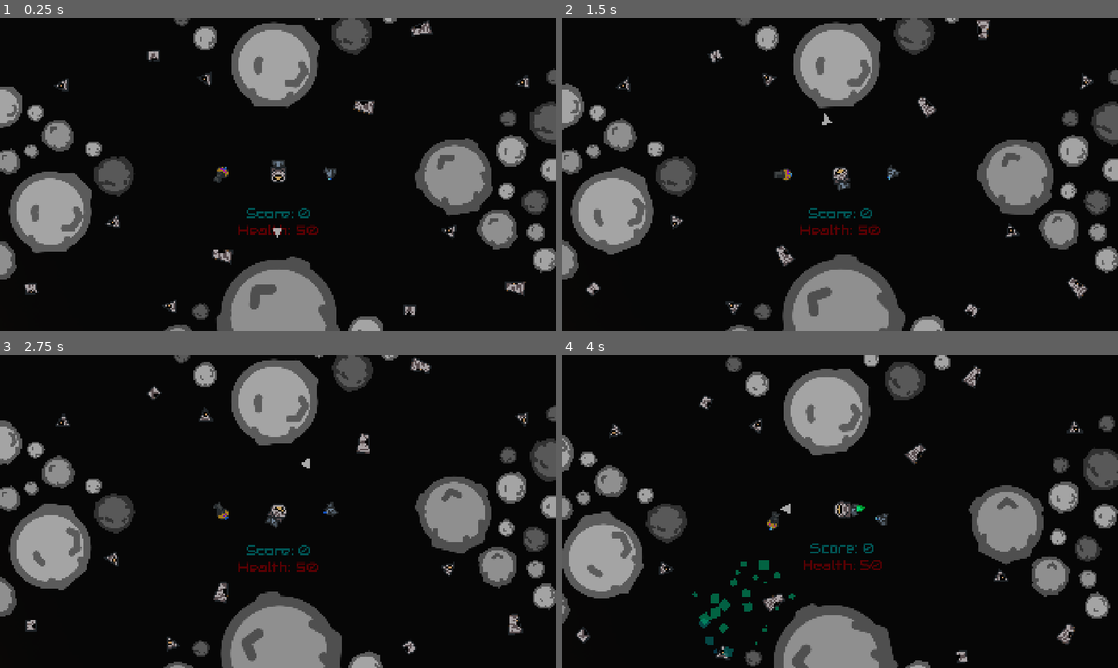
Above: before the commit, frames 1-4 (two rows, left to right).
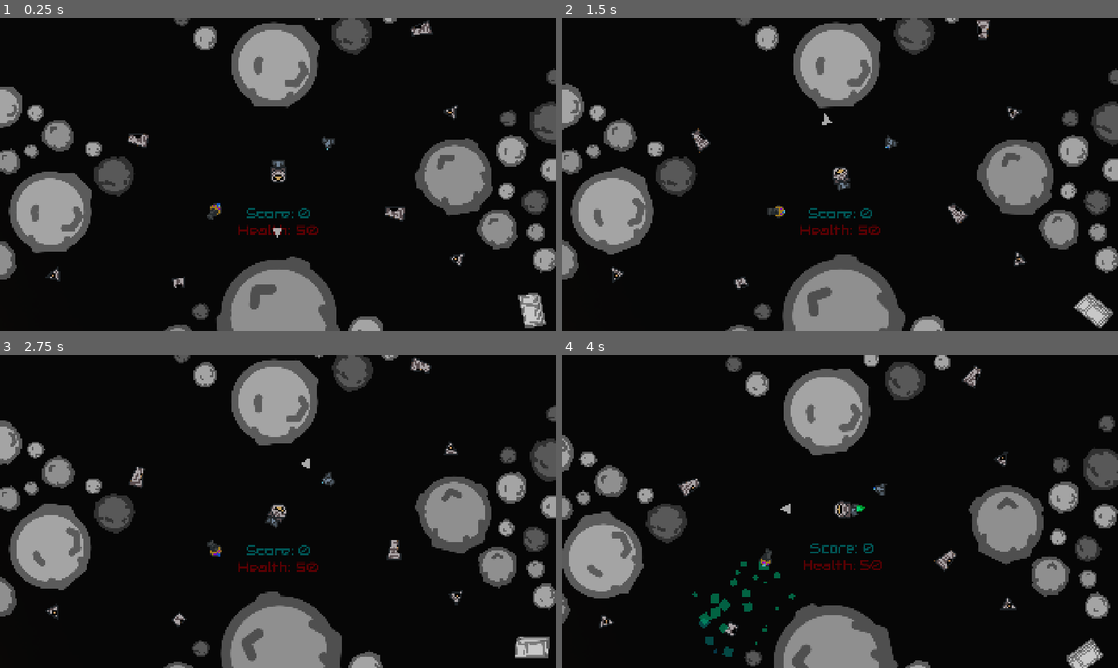
Above: after the commit, the same moments.

Repository: Leeway001Write/melonJam6
Game: Godot game, scene res://Levels/world.tscn
Same seed, same stepped clock (60 frames per second), same inputs: the game is played once before the commit and once after it.
Inputs:
- Up to frame 1 (0.25 s): no input
- Up to frame 2 (1.5 s): hold D (right) 0.53-1.28 s; hold Space (fire) 0.53-1.28 s; hold A (left) from 1.28 s (still down); tap Space (fire) at 1.35 s
- Up to frame 3 (2.75 s): release A (left) at 2.03 s; hold D (right) from 2.03 s (still down); hold Space (fire) from 2.03 s (still down)
- Up to frame 4 (4 s): release D (right) at 2.78 s; release Space (fire) at 2.78 s; hold W (forward) 2.78-3.53 s; tap Space (fire) at 2.85 s; hold A (left) from 3.53 s (still down); hold Space (fire) from 3.53 s (still down)

The runs differ from the first frame. In frame 1, 2.2% of the frame differs, in the area x 4-99%, y 10-100%; in frame 2, 2.2%, in the area x 4-100%, y 10-100%; in frame 3, 2.2%; in frame 4, 2.1%.

Commit message:
Junkyard layout and bigger controller junk

Diff:
--- a/escape-from-greenland/Prefabs/Quads/q5.tscn
+++ b/escape-from-greenland/Prefabs/Quads/q5.tscn
@@ -6,7 +6,9 @@
 [ext_resource type="PackedScene" uid="uid://bryb7c4161wtf" path="res://Prefabs/junk/ship_junk_1.tscn" id="4_31083"]
 [ext_resource type="PackedScene" uid="uid://kapus6jy5k7d" path="res://Prefabs/junk/ship_junk_2.tscn" id="5_c8umy"]
 [ext_resource type="PackedScene" uid="uid://ujyk5py8wvlf" path="res://Prefabs/junk/ship_junk_3.tscn" id="6_jn7km"]
+[ext_resource type="PackedScene" uid="uid://brh3sg71u08ag" path="res://Prefabs/junk/fridge.tscn" id="7_31083"]
 [ext_resource type="PackedScene" uid="uid://c5k803o78b381" path="res://Prefabs/asteroid.tscn" id="7_aebji"]
+[ext_resource type="PackedScene" uid="uid://cxc1c084anagj" path="res://Prefabs/junk/controller.tscn" id="8_c8umy"]
 
 [node name="Q5" type="Node2D"]
 
@@ -19,62 +21,71 @@
 [node name="Items" type="Node2D" parent="."]
 
 [node name="Booster" parent="Items" instance=ExtResource("2_u7fam")]
-position = Vector2(360, -14)
+position = Vector2(346, -221)
 
 [node name="Gun" parent="Items" instance=ExtResource("3_jplls")]
-position = Vector2(-395, -2)
+position = Vector2(-443, 254)
 rotation = 0.415374
 
 [node name="ShipJunk1" parent="Items" instance=ExtResource("4_31083")]
-position = Vector2(592, -473)
+position = Vector2(803, 261)
 
 [node name="ShipJunk2" parent="Items" instance=ExtResource("5_c8umy")]
-position = Vector2(-1708, 787)
+position = Vector2(-2527, 590)
 
 [node name="ShipJunk3" parent="Items" instance=ExtResource("5_c8umy")]
-position = Vector2(-862, -819)
+position = Vector2(-687, 746)
 
 [node name="ShipJunk4" parent="Items" instance=ExtResource("5_c8umy")]
-position = Vector2(906, 933)
+position = Vector2(1032, 1288)
 
 [node name="ShipJunk5" parent="Items" instance=ExtResource("5_c8umy")]
-position = Vector2(870, -1597)
+position = Vector2(-1319, -1310)
 
 [node name="ShipJunk6" parent="Items" instance=ExtResource("6_jn7km")]
-position = Vector2(1181, 388)
+position = Vector2(1233, 581)
 
 [node name="ShipJunk7" parent="Items" instance=ExtResource("6_jn7km")]
-position = Vector2(-1494, -615)
+position = Vector2(-2697, -652)
 
 [node name="ShipJunk8" parent="Items" instance=ExtResource("6_jn7km")]
-position = Vector2(-1139, 329)
+position = Vector2(-1550, 693)
 
 [node name="ShipJunk9" parent="Items" instance=ExtResource("6_jn7km")]
-position = Vector2(-503, -664)
+position = Vector2(1189, -434)
 
 [node name="ShipJunk10" parent="Items" instance=ExtResource("6_jn7km")]
-position = Vector2(-744, 907)
+position = Vector2(2265, 394)
 
 [node name="ShipJunk11" parent="Items" instance=ExtResource("6_jn7km")]
-position = Vector2(631, 1613)
+position = Vector2(281, 1919)
 
 [node name="ShipJunk12" parent="Items" instance=ExtResource("6_jn7km")]
-position = Vector2(1692, -637)
+position = Vector2(286, -2119)
 
 [node name="ShipJunk13" parent="Items" instance=ExtResource("4_31083")]
-position = Vector2(-388, 553)
+position = Vector2(-970, -243)
 
 [node name="ShipJunk14" parent="Items" instance=ExtResource("4_31083")]
 position = Vector2(-2069, -957)
 
 [node name="ShipJunk15" parent="Items" instance=ExtResource("4_31083")]
-position = Vector2(-1204, 1238)
+position = Vector2(-790, 2402)
 
 [node name="ShipJunk16" parent="Items" instance=ExtResource("4_31083")]
-position = Vector2(1633, 773)
+position = Vector2(2780, -291)
 
 [node name="ShipJunk17" parent="Items" instance=ExtResource("4_31083")]
 position = Vector2(985, -1003)
+
+[node name="Fridge" parent="Items" instance=ExtResource("7_31083")]
+position = Vector2(1753, 936)
+
+[node name="Controller" parent="Items" instance=ExtResource("8_c8umy")]
+position = Vector2(2128, 1680)
+
+[node name="Booster2" parent="Items" instance=ExtResource("2_u7fam")]
+position = Vector2(-511, -1233)
 
 [node name="Asteroids" type="Node2D" parent="."]
 
--- a/escape-from-greenland/Prefabs/junk/controller.tscn
+++ b/escape-from-greenland/Prefabs/junk/controller.tscn
@@ -11,10 +11,11 @@
 [node name="Sprite2D" type="Sprite2D" parent="." index="0"]
 position = Vector2(3, 3)
 rotation = 0.388679
-scale = Vector2(0.269787, 0.269787)
+scale = Vector2(0.367154, 0.367154)
 texture = ExtResource("2_rafqi")
 region_enabled = true
 region_rect = Rect2(1731, 663, 448, 342)
 
 [node name="CollisionShape2D" parent="Area2D" index="0"]
+scale = Vector2(4.32245, 9.29642)
 shape = SubResource("RectangleShape2D_rafqi")
Not shown: 1 places in escape-from-greenland/Prefabs/Quads/q5.tscn that only renumber resources
